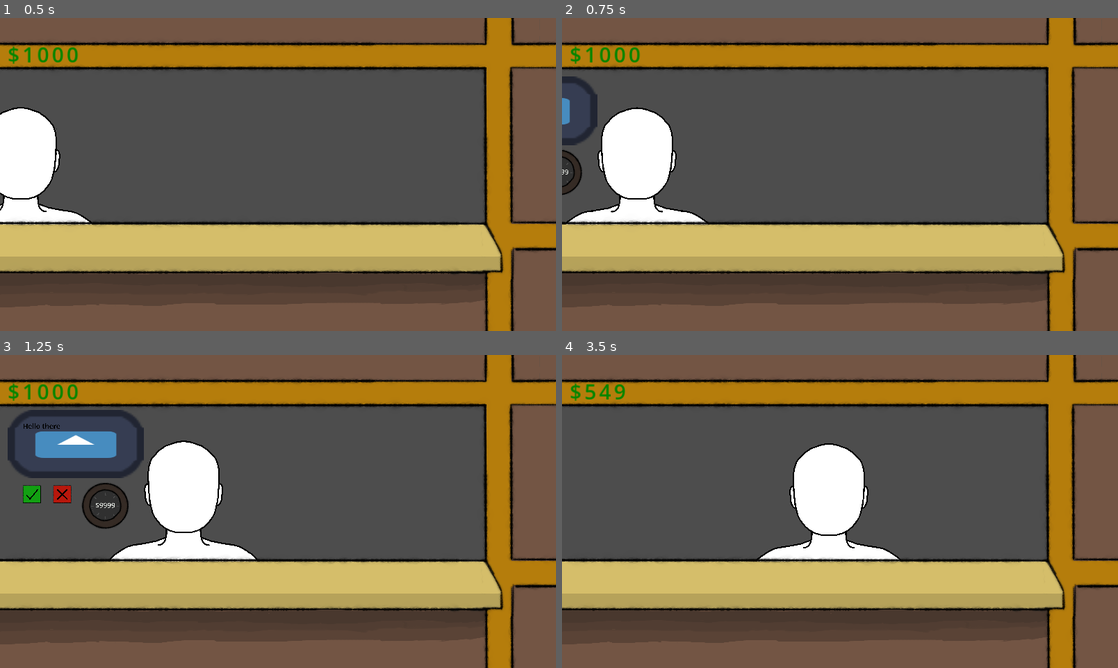
Above: before the commit, frames 1-4 (two rows, left to right).
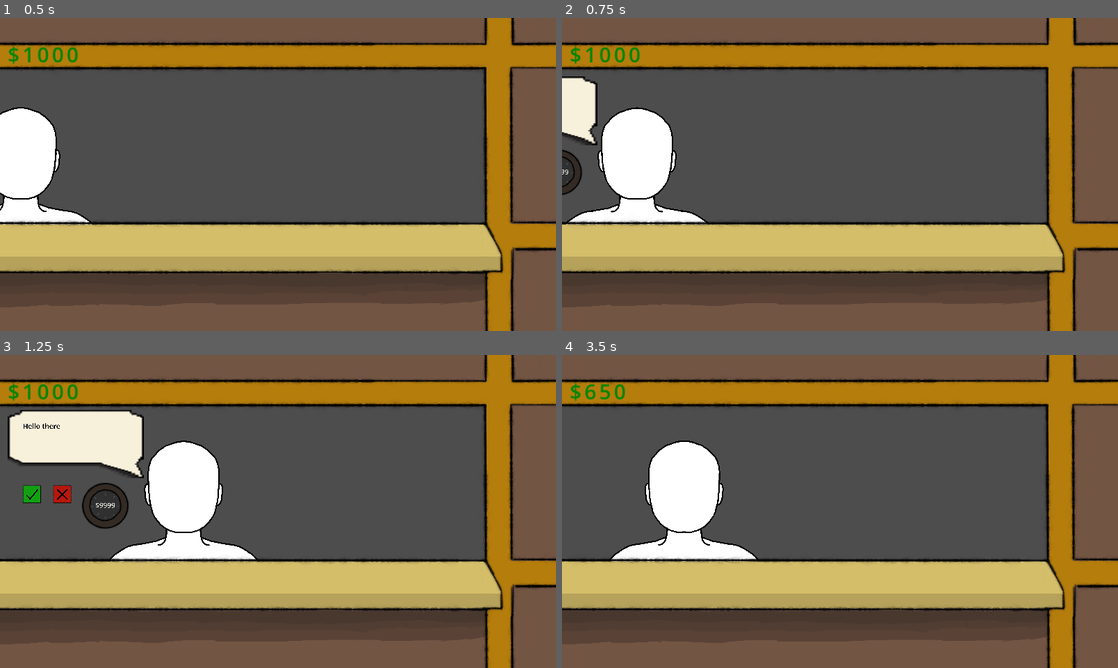
Above: after the commit, the same moments.

Repository: Routund/pawncepts
Game: Godot game, scene res://Scenes/Shop.tscn
The game is run twice, just before and just after one commit, with the same random seed, the same clock (stepped at 60 frames per second) and the same inputs. The engine's default icon, where the game draws it, is replaced by a stand-in: a white triangle on a blue panel in a dark square.
Inputs (mouse positions are in pixels of both pictures, inside the frame that each line leads up to):
- Up to frame 1 (0.5 s): no input
- Up to frame 2 (0.75 s): move the mouse to (962, 158) at 0.52 s; click (962, 158) at 0.67 s
- Up to frame 3 (1.25 s): no input
- Up to frame 4 (3.5 s): click (667, 505) at 1.25 s; click (678, 495) at 2 s; click (678, 495) at 2.75 s

Frame 1 is identical in both runs. In frame 2, 1.3% of the frame differs, in the area x 0-7%, y 18-41%; in frame 3, 4.8%; in frame 4, 9.6%, in the area x 4-61%, y 9-66%.

Commit message:
Worked on customers entering and leaving, changed customer ratios, and started working on customers being able to sell

Diff:
--- a/Scenes/Shop.tscn
+++ b/Scenes/Shop.tscn
@@ -5,7 +5,7 @@
 [ext_resource type="Texture2D" uid="uid://bbk2g748hlv51" path="res://Assets/person_base.png" id="2_q2o5f"]
 [ext_resource type="Script" path="res://Scripts/Customer_functions.gd" id="3_x5wk7"]
 [ext_resource type="Script" path="res://Scripts/Speech_manager.gd" id="5_2j8ui"]
-[ext_resource type="Texture2D" uid="uid://bg7r14a7t7y5h" path="res://Assets/icon.svg" id="6_n6cel"]
+[ext_resource type="Texture2D" uid="uid://daxw6o2fhaprx" path="res://Assets/Speech Bubble Final 64x64.png" id="6_4uqg8"]
 [ext_resource type="Texture2D" uid="uid://br03r3febb2sk" path="res://Assets/spinner.png" id="7_7b1i1"]
 [ext_resource type="Texture2D" uid="uid://t5lxafalxrrj" path="res://Assets/storefront.png" id="7_fdiy1"]
 [ext_resource type="Script" path="res://Scripts/spin.gd" id="8_rf3ha"]
@@ -87,11 +87,11 @@
 offset_right = -3126.79
 offset_bottom = -1100.41
 scale = Vector2(50, 50)
-texture = ExtResource("6_n6cel")
+texture = ExtResource("6_4uqg8")
 patch_margin_left = 11
-patch_margin_top = 10
-patch_margin_right = 11
-patch_margin_bottom = 10
+patch_margin_top = 4
+patch_margin_right = 28
+patch_margin_bottom = 4
 
 [node name="Dialogue" type="Label" parent="Customer/Speech_bubble/Control"]
 layout_mode = 0
@@ -161,6 +161,9 @@
 scale = Vector2(0.35, 0.35)
 texture = ExtResource("7_fdiy1")
 
+[node name="Customer_timer" type="Timer" parent="."]
+one_shot = true
+
 [connection signal="entered" from="Customer" to="." method="_on_customer_entered"]
 [connection signal="entered" from="Customer" to="Customer/Speech_bubble" method="_on_customer_entered"]
 [connection signal="no_deal" from="Customer/Speech_bubble" to="Customer/Speech_bubble/Control/Spinner" method="_on_speech_bubble_no_deal"]
--- a/Scripts/Customer_functions.gd
+++ b/Scripts/Customer_functions.gd
@@ -17,11 +17,12 @@
 		if(position.x>=550):
 			entered.emit()
 			customer_enter=false
+
 	if(customer_leave):
 		position.x-=450*delta
 		position.y=sin(position.x/20)*8+320
-		if(position.x==0):
-			customer_leave==false
+		if(position.x<-185):
+			customer_leave=false
 	pass
 
 func enter():
--- a/Scripts/Shop_Manager.gd
+++ b/Scripts/Shop_Manager.gd
@@ -2,18 +2,26 @@
 
 @onready var customer = get_node("Customer")
 @onready var speech_bubble = get_node("Customer/Speech_bubble")
-var timer = Timer.new()
+@onready var timer = get_node("Customer_timer")
+var timerStart=false
 
 # Called when the node enters the scene tree for the first time.
 func _ready():
+
 	pass
 
 # Called every frame. 'delta' is the elapsed time since the previous frame.
 func _process(_delta):
 	if speech_bubble.exitNow:
 		speech_bubble.exitNow = false
+		customer.customer_leave=true
+		timerStart=true
 		# Start the timer when the speech bubble is closed
-		timer.start(10)
+		timer.start(6.0)
+	if(timerStart):
+		if(timer.time_left==0):
+			timerStart=false
+			customer.enter()
 
 # Called when the timer times out
 func _on_timer_timeout():
--- a/Scripts/Speech_manager.gd
+++ b/Scripts/Speech_manager.gd
@@ -2,18 +2,22 @@
 
 var cust = 0
 var item = 0
+var item_index=0
 var min_price = 0
 var initial_price = 0
 var sell_price = 100
 @onready var spinner = get_node("Control/Spinner")
 @onready var dialogue = get_node("Control/Dialogue")
-var dialogues = [];
-var check_price;
+@onready var cross = get_node("Control/Cross")
+var inventory = []
+var dialogues = []
+var check_price
 signal sold(price: int)
 signal no_deal()
 var patience = 5
 var exit =false
 var exitNow=false
+var customerState;
 
 var customerTypes = [
 	0, # Stingy, give high price and have relatively high min price
@@ -22,16 +26,16 @@
 	3, # Veteran, give low price, and have relatively high min price
 ]
 var cust_variance = [
-	1,1, # Stingy, give high price and have relatively high min price
-	0.4, # Desperate, give low price, and have relatively low min price
+	0.9, # Stingy, give high price and have relatively high min price
+	0.3, # Desperate, give low price, and have relatively low min price
 	0.6, # Clueless, give high price, and have relatively low min price
-	1, # Veteran, give low price, and have relatively high min price
+	0.8, # Veteran, give low price, and have relatively high min price
 ]
 var init_variance = [
 	1.4, # Stingy, give high price and have relatively high min price
 	1.3, # Desperate, give low price, and have relatively low min price
 	3, # Clueless, give high price, and have relatively low min price
-	1.1, # Veteran, give low price, and have relatively high min price
+	1.2, # Veteran, give low price, and have relatively high min price
 ]
 var items_dict = {
 	0:"Necklace",
@@ -59,35 +63,51 @@
 
 
 func _on_customer_entered():
-	if(!exit):
-		# Pick random values for customer
-		item = randi() % items_dict.size()
-		cust = customerTypes[randi() % customerTypes.size()]
-		min_price = int(prices[item] * (cust_variance[cust] + rng.randf_range(-0.1, 0.1)))
-		initial_price = int(min_price*(init_variance[cust]+rng.randf_range(-0.05, 0.1)))
-		patience = 5
+		if(randi_range(0,10)>=inventory.size()):
+			customerState="sell"
 
-		# Load Dialogue
-		dialogues = load_dialogues()
-		dialogue.text=dialogues[1]%[items_dict[item],initial_price]
+			# Pick random values for customer
+			item = randi() % items_dict.size()
+			cust = customerTypes[randi() % customerTypes.size()]
+			min_price = int(prices[item] * (cust_variance[cust] + rng.randf_range(-0.1, 0.1)))
+			initial_price = int(min_price*(init_variance[cust]+rng.randf_range(-0.05, 0.1)))
+			patience = 5
+
+			# Load Dialogue
+			dialogues = load_dialogues("res://Scripts/sellDialog.xml")
+			dialogue.text=dialogues[1]%[items_dict[item],initial_price]
+
+
+
+		else:
+			customerState="buy"
+			item_index = randi() % inventory.size()
+			# Pick random values for customer
+			item = inventory[item_index]
+			cust = customerTypes[randi() % customerTypes.size()]
+			min_price = int(prices[item] / (cust_variance[cust] + rng.randf_range(-0.1, 0.1)))
+			initial_price = int(min_price/(init_variance[cust]+rng.randf_range(-0.1, 0.05)))
+			patience = 5
+
+			# Load Dialogue
+			dialogues = load_dialogues("res://Scripts/buyDialog.xml")
+			dialogue.text=dialogues[1]%[items_dict[item],initial_price]
 
 
 
 		# Initialize all visible displays
 		visible = true
 		spinner.visible=true
+		cross.visible=true
+		spinner.priceText.visible=true
 		spinner.price=initial_price
 		spinner.priceText.text="$%s"%[initial_price]
-	else:
-		visible = false
-		pass
-
-func load_dialogues() -> Array:
+func load_dialogues(path : String) -> Array:
 	var dialogues2 = []
 
 	# Set up Parser
 	var parser = XMLParser.new()
-	parser.open("res://Scripts/dialogues.xml")
+	parser.open(path)
 
 	while parser.read() != ERR_FILE_EOF:
 		# If node is element, check if it is a customer node that isn't the one we want, and in that case, to skip section
@@ -100,7 +120,6 @@
 		if(parser.get_node_type()==XMLParser.NODE_TEXT):
 			if(parser.get_node_data()!=""):
 				dialogues2.append(parser.get_node_data())
-
 	return dialogues2
 
 
@@ -112,6 +131,7 @@
 			dialogue.text=dialogues[7]
 			exit=true
 			sold.emit(check_price)
+			inventory.append(item)
 		elif(check_price<min_price):
 			dialogue.text=dialogues[5]
 			exit=true
@@ -123,6 +143,7 @@
 				dialogue.text=dialogues[7]
 				exit=true
 				sold.emit(check_price)
+				inventory.append(item)
 			elif(action>90):
 				dialogue.text=dialogues[5]
 				exit=true
Binary file added: Assets/Speech Bubble Final 64x64.png
Not shown, added: Assets/Speech Bubble Final 64x64.png.import
Not shown, added: Scripts/buyDialog.xml
Renamed: Scripts/dialogues.xml -> Scripts/sellDialog.xml
